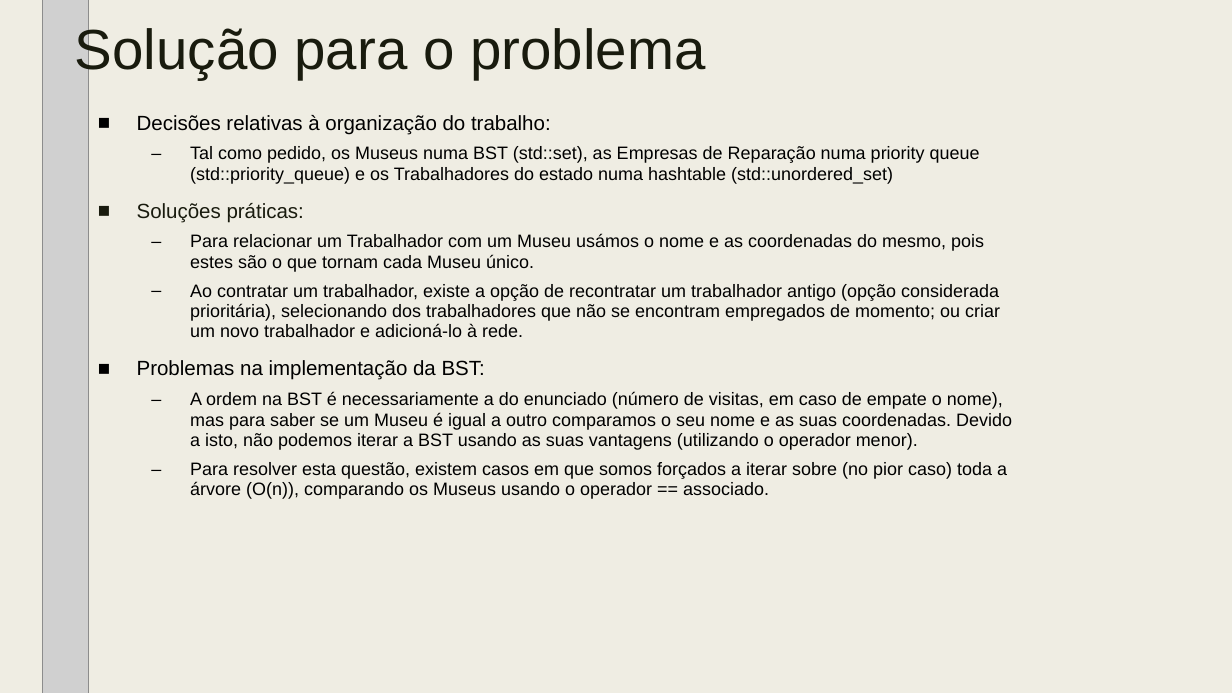
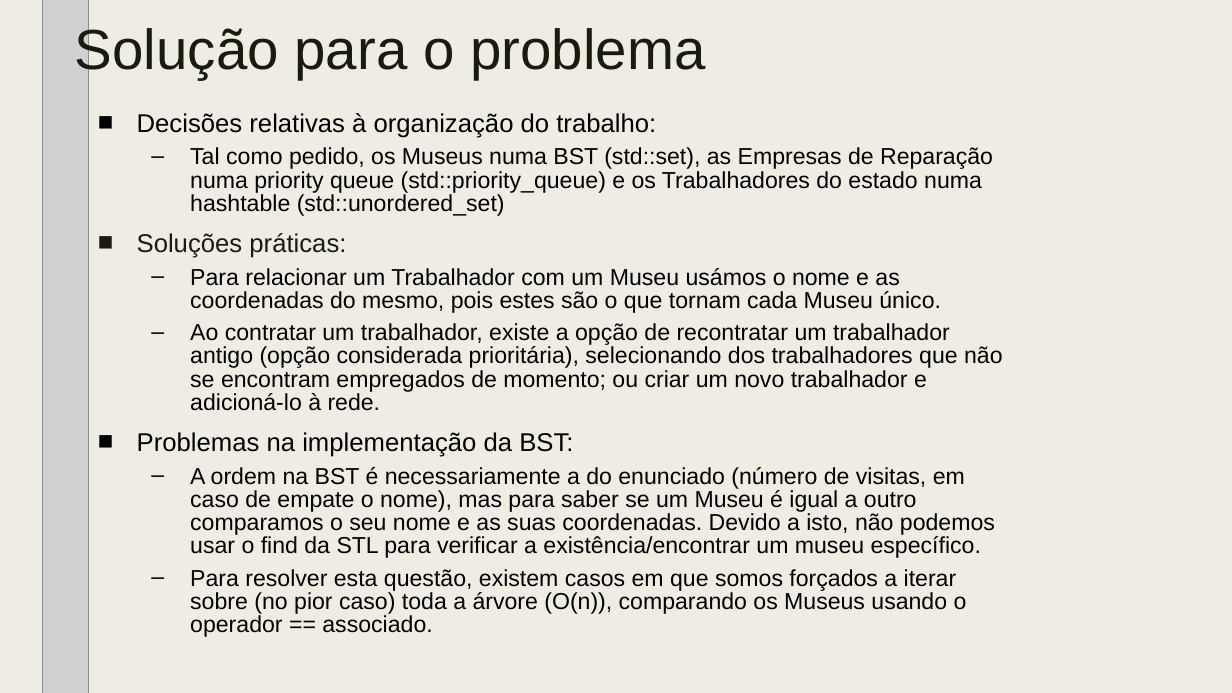
Before and after one commit to tiagodusilva/FEUP-AEDA-Proj1, a slide deck: slide 3 of AEDA_-_Cartao_Museus_de_Portugal_parte_2.pptx. Drawn at 1232x693 pixels with LibreOffice and Linux fonts; fonts in the diff are those of the drawing; grey boxes stand for pictures. Boxes give left, top, right and bottom in pixels: in the first picture for what was removed or moved away, otherwise in the second. Text is boxed around its words. In the diff, an @@ line names an element or a change of style, - is before the commit and + after.

```diff
--- a/AEDA_-_Cartao_Museus_de_Portugal_parte_2.pptx
+++ b/AEDA_-_Cartao_Museus_de_Portugal_parte_2.pptx
@@ text at (137,113,1003,637): size 16 to 20 pt in "Decisões relativas à organização do trabalho:", "Soluções práticas:", "Problemas na implementação da BST:"; size 14 to 18 pt in "Tal como pedido, os Museus numa BST ...", "Para relacionar um Trabalhador com um Museu ...", "Ao contratar um trabalhador, existe a opção ...", "Para resolver esta questão, existem casos em ..."; line spacing 0.94 to 0.84 @@
@@ text at (190,467,995,558): text changed; size 14 to 18 pt @@
-  – A ordem na BST é necessariamente a do enunciado (número de visitas, em caso de empate o nome), mas para saber se um Museu é igual a outro comparamos o seu nome e as suas coordenadas. Devido a isto, não podemos iterar a BST usando as suas vantagens (utilizando o operador menor).
+  – A ordem na BST é necessariamente a do enunciado (número de visitas, em caso de empate o nome), mas para saber se um Museu é igual a outro comparamos o seu nome e as suas coordenadas. Devido a isto, não podemos usar o find da STL para verificar a existência/encontrar um museu específico.
```
Also in this commit, not shown: 3 other slides changed, 3 slides added, 4 slides removed.
